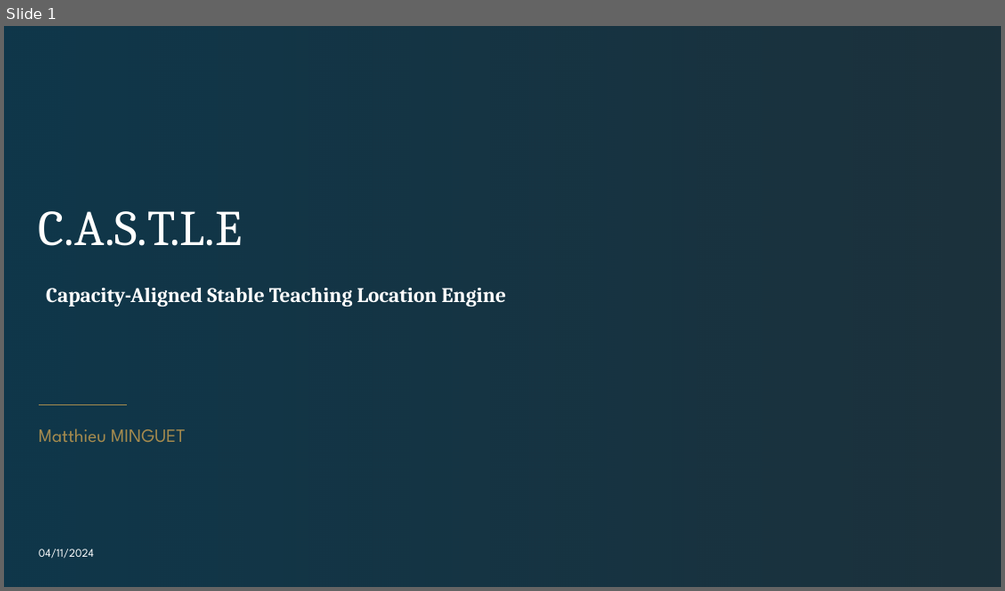
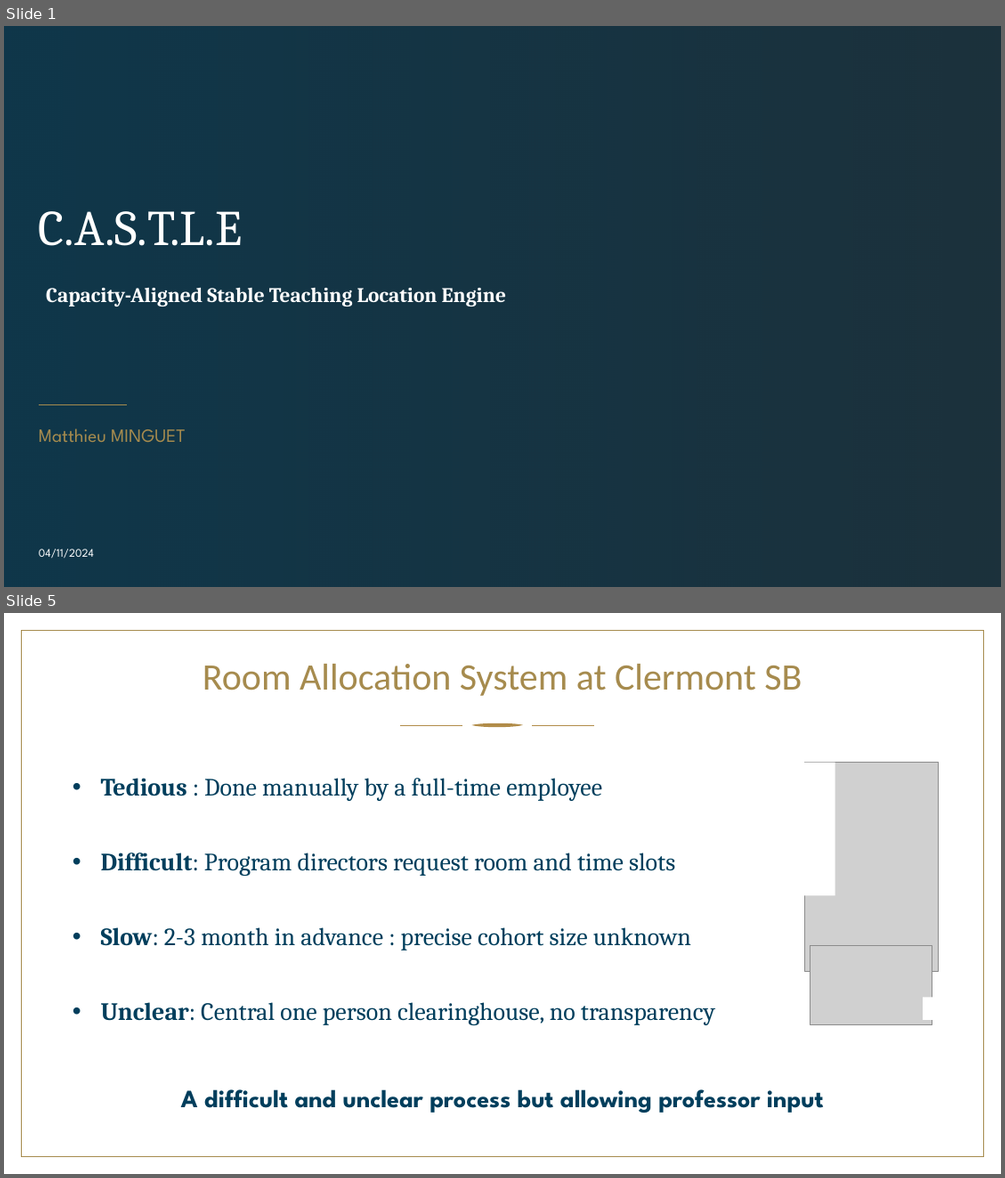
Before and after one commit to Mttmin/classroom_allocation, a slide deck: Pitch final Minguet.pptx. Shown one above the other, each under a label of ours: slide 1 before the commit, slides 1 and 5 after it; the slides between them are not shown. The pictures are 1005x591 and 1005x1178 pixels, drawn with LibreOffice and Linux fonts; fonts in the diff are those of the drawing; grey boxes stand for pictures; background and template pictures are left out; a plain dark background stands for a picture behind light text. Boxes give left, top, right and bottom in pixels: in the first picture for what was removed or moved away, otherwise in the second. Text is boxed around its words. In the diff, an @@ line names an element or a change of style, - is before the commit and + after.

```diff
--- a/Pitch final Minguet.pptx
+++ b/Pitch final Minguet.pptx
@@ slide 5 added at (x1=4, y1=613, x2=1001, y2=1174), background picture (left out) @@
@@ rectangle added at (x1=22, y1=630, x2=984, y2=1157), fill #FFFFFF, outline #A68B4E 0.75 pt @@
@@ title added at (x1=202, y1=664, x2=801, y2=696), 36 pt, text #A68B4E @@
+Room Allocation System at Clermont SB
@@ freeform shape added at (x1=400, y1=725, x2=462, y2=726), fill #B18C49 @@
@@ freeform shape added at (x1=471, y1=723, x2=522, y2=728), fill #B18C49 @@
@@ freeform shape added at (x1=532, y1=725, x2=594, y2=726), fill #B18C49 @@
@@ text added at (x1=101, y1=778, x2=715, y2=1025), 24 pt, text #003E5C @@
+• Tedious : Done manually by a full-time employee
+• Difficult: Program directors request room and time slots
+• Slow: 2-3 month in advance : precise cohort size unknown
+• Unclear: Central one person clearinghouse, no transparency
@@ group added at (x1=787, y1=762, x2=942, y2=1024): 2 pictures, 2 rectangles @@
@@ text added at (x1=181, y1=1089, x2=824, y2=1112), 24 pt, text #003E5C, bold @@
+A difficult and unclear process but allowing professor input
```
Also in this commit, not shown: 1 slide changed, 13 other slides added, 1 other file.
